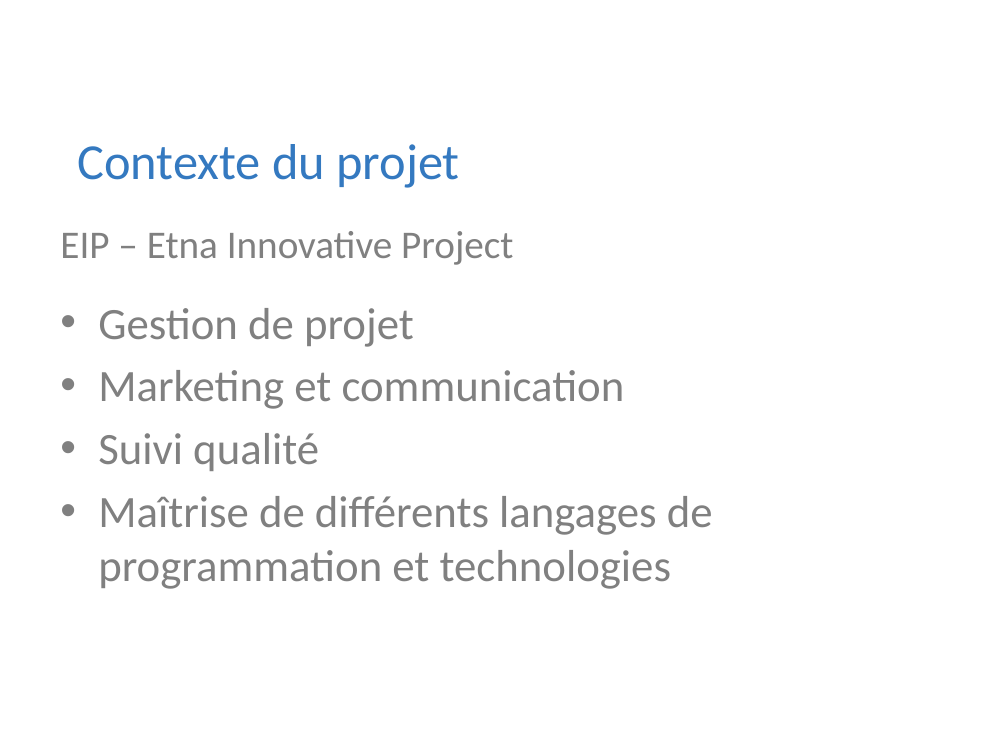
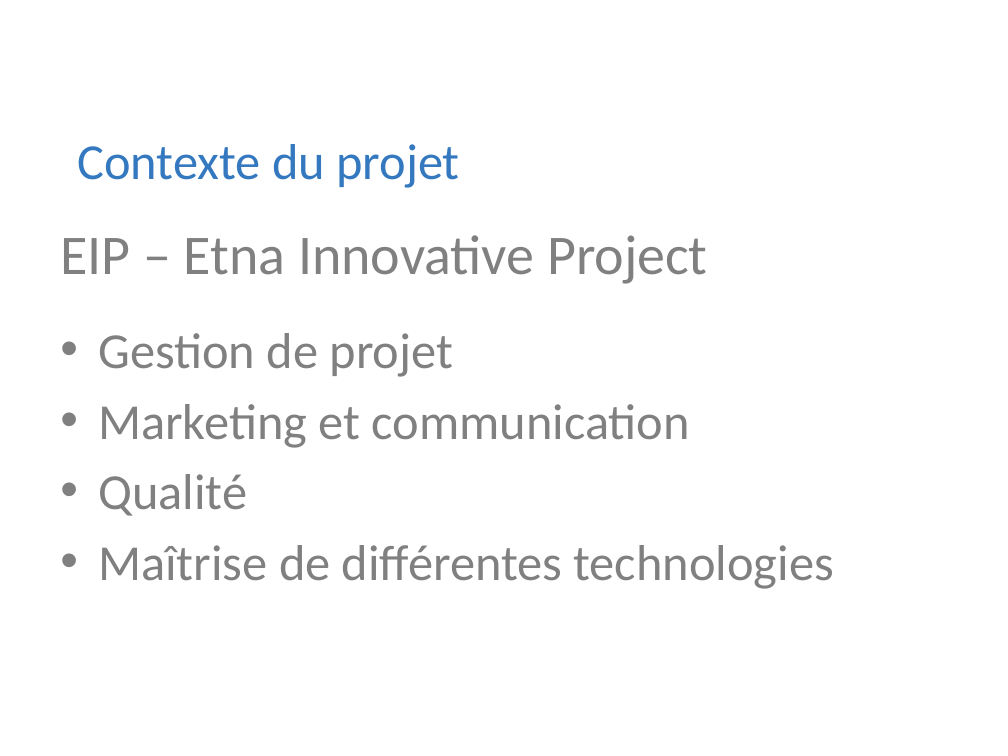
Before and after one commit to Riges/eip-silverlight, a slide deck: slide 4 of Docs/eip 10.09.11/myNETwork.pptx. Drawn at 1008x756 pixels with LibreOffice and Linux fonts; fonts in the diff are those of the drawing; background and template pictures are left out. Boxes give left, top, right and bottom in pixels: in the first picture for what was removed or moved away, otherwise in the second. Text is boxed around its words. In the diff, an @@ line names an element or a change of style, - is before the commit and + after.

```diff
--- a/Docs/eip 10.09.11/myNETwork.pptx
+++ b/Docs/eip 10.09.11/myNETwork.pptx
@@ text "EIP – Etna Innovative Project" at box(60, 235, 708, 284): size 28 to 40 pt; more space between paragraphs @@
@@ text "Gestion de projet": place and size @@
-text "Gestion de projet" at box(98, 308, 713, 589)
+text "Gestion de projet" at box(98, 333, 834, 589)
@@ text at box(98, 333, 690, 448): size 32 to 36 pt in "Gestion de projet", "Marketing et communication" @@
@@ text at box(98, 474, 834, 589): text changed; size 32 to 36 pt @@
-• Suivi qualité
-• Maîtrise de différents langages de programmation et technologies
+• Qualité
+• Maîtrise de différentes technologies
```
Also in this commit, not shown: 13 other slides changed, 2 slides added, 2 slides removed, 2 other files.
